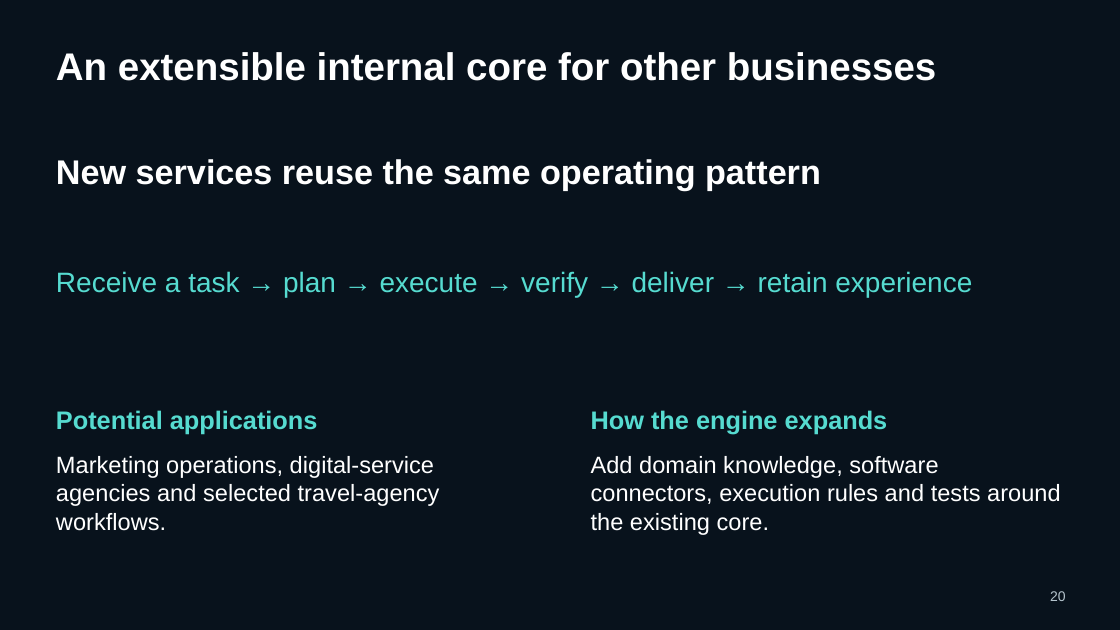
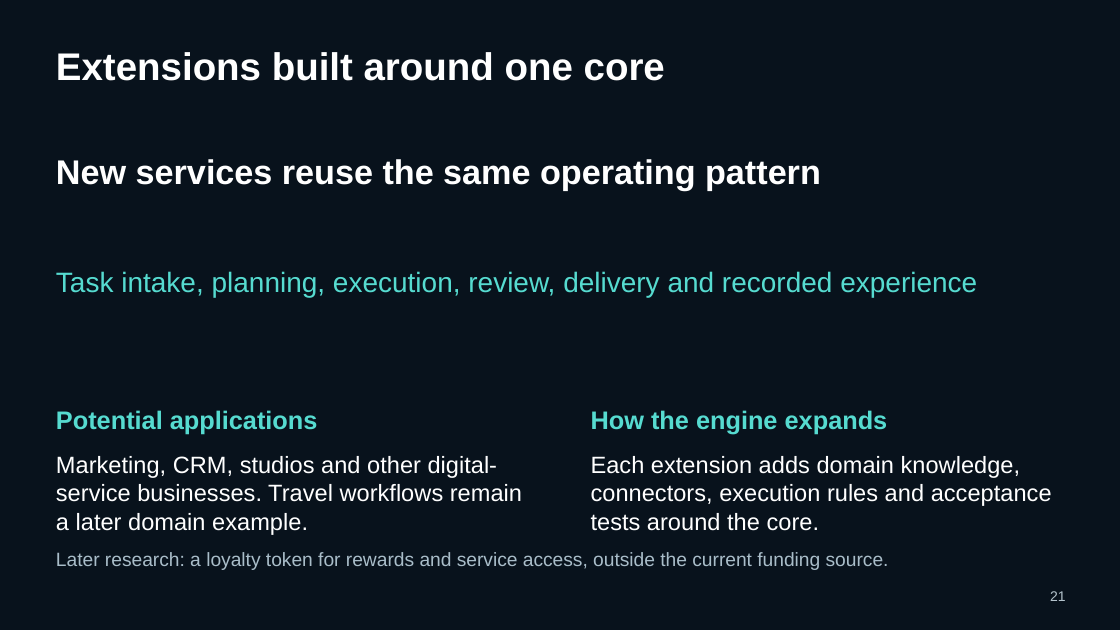
Before and after one commit to pavlichuckcrypt-maker/Vantemio, a slide deck: slide 21 of docs/pitch/Vantemio_Presentation_2026-10-05.pptx (slide 20 before the commit). Drawn at 1120x630 pixels with LibreOffice and Linux fonts; fonts in the diff are those of the drawing. Boxes give left, top, right and bottom in pixels: in the first picture for what was removed or moved away, otherwise in the second. Text is boxed around its words. In the diff, an @@ line names an element or a change of style, - is before the commit and + after.

Commit message:
Update Vantemio pitch and funding scenarios
8 October 2026 presentation: current development status, deployment profiles, Market service acceptance, Donations and planned AI avatars, $150k solo / $400k team funding and DGX Spark AI offload. Preserve stable pitch paths. Expected performance improvements are validation targets.

```diff
--- a/docs/pitch/Vantemio_Presentation_2026-10-05.pptx
+++ b/docs/pitch/Vantemio_Presentation_2026-10-05.pptx
@@ text at [56,52,665,81]: text changed @@
-An extensible internal core for other businesses
+Extensions built around one core
@@ text at [56,271,977,297]: text changed @@
-Receive a task → plan → execute → verify → deliver → retain experience
+Task intake, planning, execution, review, delivery and recorded experience
@@ text at [56,456,522,535]: text changed @@
-Marketing operations, digital-service agencies and selected travel-agency workflows.
+Marketing, CRM, studios and other digital-service businesses. Travel workflows remain a later domain example.
@@ text at [591,456,1052,531]: text changed @@
-Add domain knowledge, software connectors, execution rules and tests around the existing core.
+Each extension adds domain knowledge, connectors, execution rules and acceptance tests around the core.
@@ text added at [56,552,889,570], 16.5 pt, text #A9BDC9 @@
+Later research: a loyalty token for rewards and service access, outside the current funding source.
@@ text at [1050,591,1066,601]: text changed @@
-20
+21
```
Also in this commit, not shown: 27 other slides changed, 8 slides added, 5 slides removed, 1 other file.
